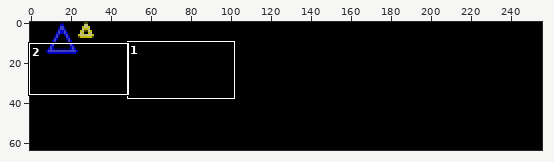
Two versions of one sprite sheet, data/img/sprites.png. The first picture is a wide view before the edit; the outline marks the close-up.
Close-up. Old version:
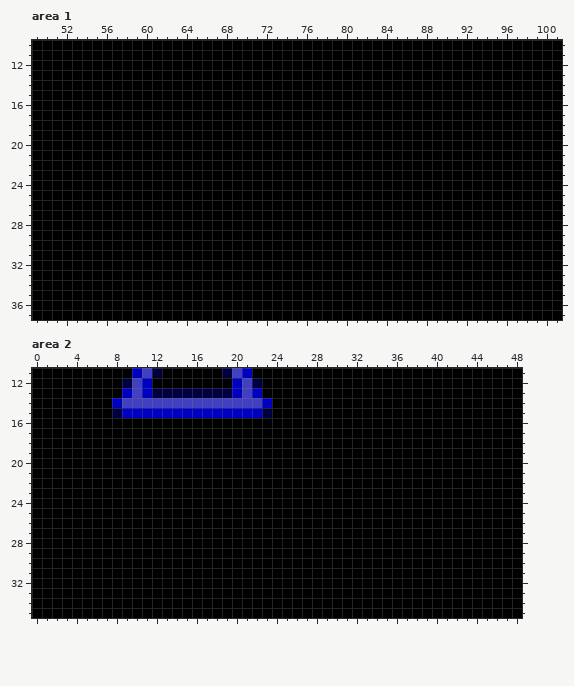
The file is 256x64 pixels. Shown: area 1: x 49..101, y 10..37; area 2: x 0..48, y 11..35.
And afterwards:
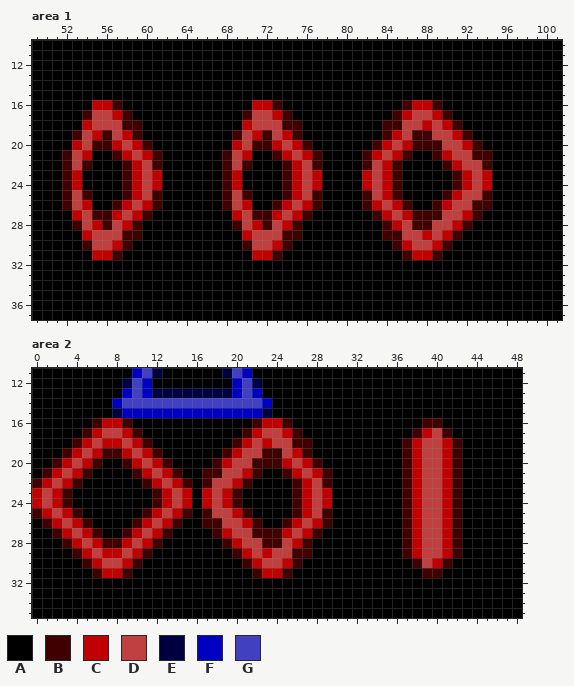
Palette (. is transparent): A #000000  B #400000  C #c00000  D #c04040  E #000040  F #0000c0  G #4040c0
Difference:
Area 1:
y 16: x 55..57 AAA -> CCB; x 71..73 AAA -> CCB; x 86..89 AAAA -> BCCB
y 17: x 54..58 AAAAA -> BDDCB; x 70..74 AAAAA -> BDDCB; x 85..90 AAAAAA -> BCDDCB
y 18: x 54..59 AAAAAA -> CDDDBB; x 70..75 AAAAAA -> CDDDBB; x 84..91 AAAAAAAA -> BBDDCDCB
y 19: x 53..59 AAAAAAA -> BDCBDCB; x 69..75 AAAAAAA -> BDCBDCB; x 84..92 AAAAAAAAA -> BCDBBDDCB
y 20: x 53..60 AAAAAAAA -> CDBBCDCB; x 69..76 AAAAAAAA -> CDBBCDCB; x 83..93 AAAAAAAAAAA -> BCDCBBBDDCB
y 21: x 52..54 AAA -> BDC; x 57..61 AAAAA -> BCDCB; x 68..70 AAA -> BDC; x 73..77 AAAAA -> BCDCB; x 82..86 AAAAA -> BCDCB; x 89..94 AAAAAA -> BCDDBB
y 22: x 52..54 AAA -> BDB; x 58..61 AAAA -> BCDB; x 68..70 AAA -> BDB; x 74..77 AAAA -> BCDB; x 82..85 AAAA -> BDCB; x 90..94 AAAAA -> BCDDB
y 23..24: x 52..53 AA -> BC; x 58..61 AAAA -> BCDC; x 68..69 AA -> BC; x 74..77 AAAA -> BCDC; x 82..85 AAAA -> CDCB; x 91..94 AAAA -> BCDC
y 25: x 52..54 AAA -> BDB; x 58..61 AAAA -> BCDB; x 68..70 AAA -> BDB; x 74..77 AAAA -> BCDB; x 82..85 AAAA -> BDCB; x 90..94 AAAAA -> BCDDB
y 26: x 52..54 AAA -> BDC; x 57..61 AAAAA -> BCDCB; x 68..70 AAA -> BDC; x 73..77 AAAAA -> BCDCB; x 82..86 AAAAA -> BCDCB; x 89..94 AAAAAA -> BCDDBB
y 27: x 53..60 AAAAAAAA -> CDBBCDCB; x 69..76 AAAAAAAA -> CDBBCDCB; x 83..93 AAAAAAAAAAA -> BCDCBBBDDCB
y 28: x 53..59 AAAAAAA -> BDCBDCB; x 69..75 AAAAAAA -> BDCBDCB; x 84..92 AAAAAAAAA -> BCDBBDDCB
y 29: x 54..59 AAAAAA -> CDDDBB; x 70..75 AAAAAA -> CDDDBB; x 84..91 AAAAAAAA -> BBDDCDCB
y 30: x 54..58 AAAAA -> BDDCB; x 70..74 AAAAA -> BDDCB; x 85..90 AAAAAA -> BCDDCB
y 31: x 55..57 AAA -> CCB; x 71..73 AAA -> CCB; x 86..89 AAAA -> BCCB
Area 2:
y 16: x 6..9 AAAA -> BCCB; x 22..25 AAAA -> BCCB; x 39..40 AA -> BB
y 17: x 5..10 AAAAAA -> BCDDCB; x 21..26 AAAAAA -> BCDDCB; x 38..41 AAAA -> BCDB
y 18: x 4..11 AAAAAAAA -> BCDCCDCB; x 20..27 AAAAAAAA -> BCDCDDBB; x 37..42 AAAAAA -> BCDDCB
y 19: x 3..12 AAAAAAAAAA -> BCDCBBCDCB; x 19..27 AAAAAAAAA -> BCDDBBDCB; x 37..42 AAAAAA -> BCDDCB
y 20: x 2..6 AAAAA -> BCDCB; x 9..13 AAAAA -> BCDCB; x 18..28 AAAAAAAAAAA -> BCDDBBBCDCB; x 37..42 AAAAAA -> BCDDCB
y 21: x 1..5 AAAAA -> BCDCB; x 10..14 AAAAA -> BCDCB; x 17..22 AAAAAA -> BBDDCB; x 25..29 AAAAA -> BCDCB; x 37..42 AAAAAA -> BCDDCB
y 22: x 0..4 AAAAA -> BCDCB; x 11..15 AAAAA -> BCDCB; x 17..21 AAAAA -> BDDCB; x 26..29 AAAA -> BCDB; x 37..42 AAAAAA -> BCDDCB
y 23..24: x 0..3 AAAA -> CDCB; x 12..15 AAAA -> BCDC; x 17..20 AAAA -> CDCB; x 26..29 AAAA -> BCDC; x 37..42 AAAAAA -> BCDDCB
y 25: x 0..4 AAAAA -> BCDCB; x 11..15 AAAAA -> BCDCB; x 17..21 AAAAA -> BDDCB; x 26..29 AAAA -> BCDB; x 37..42 AAAAAA -> BCDDCB
y 26: x 1..5 AAAAA -> BCDCB; x 10..14 AAAAA -> BCDCB; x 17..22 AAAAAA -> BBDDCB; x 25..29 AAAAA -> BCDCB; x 37..42 AAAAAA -> BCDDCB
y 27: x 2..6 AAAAA -> BCDCB; x 9..13 AAAAA -> BCDCB; x 18..28 AAAAAAAAAAA -> BCDDBBBCDCB; x 37..42 AAAAAA -> BCDDCB
y 28: x 3..12 AAAAAAAAAA -> BCDCBBCDCB; x 19..27 AAAAAAAAA -> BCDDBBDCB; x 37..42 AAAAAA -> BCDDCB
y 29: x 4..11 AAAAAAAA -> BCDCCDCB; x 20..27 AAAAAAAA -> BCDCDDBB; x 37..42 AAAAAA -> BCDDCB
y 30: x 5..10 AAAAAA -> BCDDCB; x 21..26 AAAAAA -> BCDDCB; x 38..41 AAAA -> BDCB
y 31: x 6..9 AAAA -> BCCB; x 22..25 AAAA -> BCCB; x 39..40 AA -> BB
Pixel boxes of the changes (left, top, right, bottom) in both close-ups:
changed: (62, 100, 162, 260)
changed: (222, 100, 322, 260)
changed: (362, 100, 492, 260)
changed: (32, 418, 332, 578)
changed: (402, 418, 462, 578)
